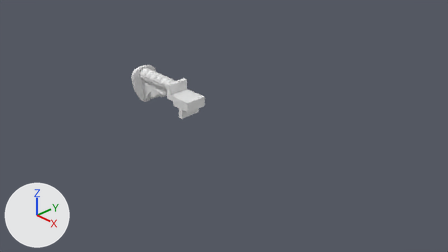
Before and after pictures for a commit that changed the Blender file gun.blend.
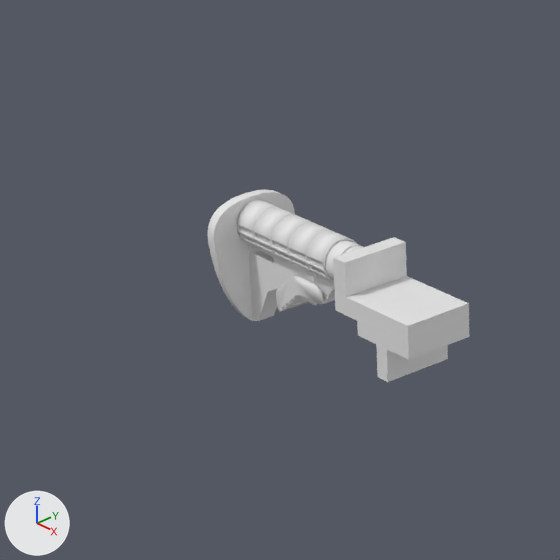
Each version appears first from the file's camera 'Camera', and next in a close-up on the part from 16% to 51% of the width and 5% to 67% of the height. Lighting does not change. The marker at lower left points along +X, +Y and +Z.

The older version as bpy lines, for what is in view:
```python
me_cube_011 = bpy.data.meshes.new('Cube.011')
me_cube_011.from_pydata(...)  # 34 vertices, 22 faces; spans x 0.057..0.664, y -0.212..0.212, z -0.466..0.121
me_cube_011.polygons.foreach_set('use_smooth', [True] * 22)
me_cylinder = bpy.data.meshes.new('Cylinder')
me_cylinder.from_pydata(...)  # 88 vertices, 34 faces; spans x -2.345..-2.186, y -0.127..0.0, z 0.142..0.4
me_cylinder.polygons.foreach_set('use_smooth', [True] * 34)
me_mesh = bpy.data.meshes.new('Mesh')
me_mesh.from_pydata(...)  # 50 vertices, 26 faces; spans x -0.287..0.0, y -0.348..0.429, z 0.002..0.067
me_mesh.polygons.foreach_set('use_smooth', [True] * 26)
ob_beziercircle = bpy.data.objects.new('BezierCircle', me_mesh)
ob_beziercircle.location = (-2.413, 0.0, 0.0)
ob_beziercircle.rotation_euler = (1.571, 0.0, 1.571)  # degrees (90, 0, 90)
_m = ob_beziercircle.modifiers.new('Mirror', 'MIRROR')
_m.use_clip = True
ob_cube_005 = bpy.data.objects.new('Cube.005', me_cube_011)
ob_cube_005.location = (-1.412, 0.0, 0.288)
ob_cylinder = bpy.data.objects.new('Cylinder', me_cylinder)
ob_cylinder.location = (0.0, 0.0, 0.0)
_m = ob_cylinder.modifiers.new('Mirror', 'MIRROR')
_m.use_axis = (False, True, False)
_m.use_clip = True
_m = ob_cylinder.modifiers.new('Solidify', 'SOLIDIFY')
_m = ob_cylinder.modifiers.new('Array', 'ARRAY')
_m.count = 5
# also in view: 'Cylinder.001' at (-1.876, 0.0, 0.27); 'Cube' at (-1.932, 0.0, -0.082); 'Plane' at (-1.84, 0.0, -0.026)
```
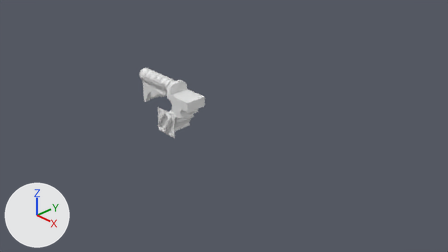
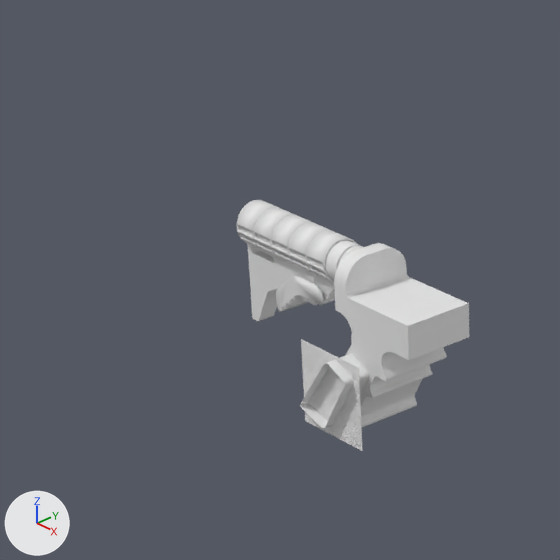
The change, as a list of edits to the scene's bpy script:
```text
Change me_cube_011:
    used by ob_cube_005; location = (-1.412, 0.0, 0.288)
    remove me_cube_011.from_pydata(...)  # 34 vertices, 22 faces; spans x 0.057..0.664, y -0.212..0.212, z -0.466..0.121
    add me_cube_011.from_pydata(...)  # 146 vertices, 75 faces; spans x 0.057..0.664, y -0.212..0.212, z -0.468..0.121
    me_cube_011 part 1
    30 vertices are removed from x 0.057..0.664, y -0.212..0.212, z -0.466..0.121
    22 faces are deleted
    71 vertices are added at x 0.057..0.664, y -0.212..0.212, z -0.468..0.121
    57 new vertices lie (0.0, 0.424, 0.0) away from vertices in x 0.088..0.664, y -0.212, z -0.468..-0.053
    14 new vertices lie (0.098, 0.0, 0.0) away from vertices in x 0.057, y -0.212..0.212, z -0.026..0.121
    75 new faces join them
Add me_cube_006:
    me_cube_006.from_pydata(...)  # 40 vertices, 20 faces; spans x -0.213..0.187, y -0.102..0.07, z -0.205..0.209
    me_cube_006.polygons.foreach_set('use_smooth', [True] * 20)
Add me_cube_005:
    me_cube_005.from_pydata(...)  # 240 vertices, 182 faces; spans x -0.116..0.399, y -0.212..0.212, z -0.863..-0.273
    me_cube_005.polygons.foreach_set('use_smooth', [True] * 182)
Add me_plane_001:
    me_plane_001.from_pydata(...)  # 6217 vertices, 7056 faces; spans x -0.25..0.25, y -0.25..0.25, z -0.002..0.0
Change ob_beziercircle:
    add ob_beziercircle.hide_set(True)
Add ob_cube_011:
    ob_cube_011 = bpy.data.objects.new('Cube.011', me_cube_006)
    ob_cube_011.location = (-1.273, -0.282, -0.322)
Add ob_cube_010:
    ob_cube_010 = bpy.data.objects.new('Cube.010', me_cube_005)
    ob_cube_010.location = (-1.412, 0.0, 0.288)
Add ob_plane_001:
    ob_plane_001 = bpy.data.objects.new('Plane.001', me_plane_001)
    ob_plane_001.location = (-1.281, -0.322, -0.343)
    ob_plane_001.rotation_euler = (1.571, 0.0, 0.0)  # degrees (90, 0, 0)
```

Where the change shows, as pixel boxes (x1, y1, x2, y2) in the close-ups (560 x 560 px):
'Cube.005', reshaped: before (333, 237, 469, 382); after (334, 243, 469, 381)
'BezierCircle', hidden: before (208, 190, 295, 321)
'Plane.001', added: after (301, 339, 362, 451)
'Cube.010', added: after (346, 333, 432, 427)
'Cube.011', added: after (300, 354, 369, 428)
